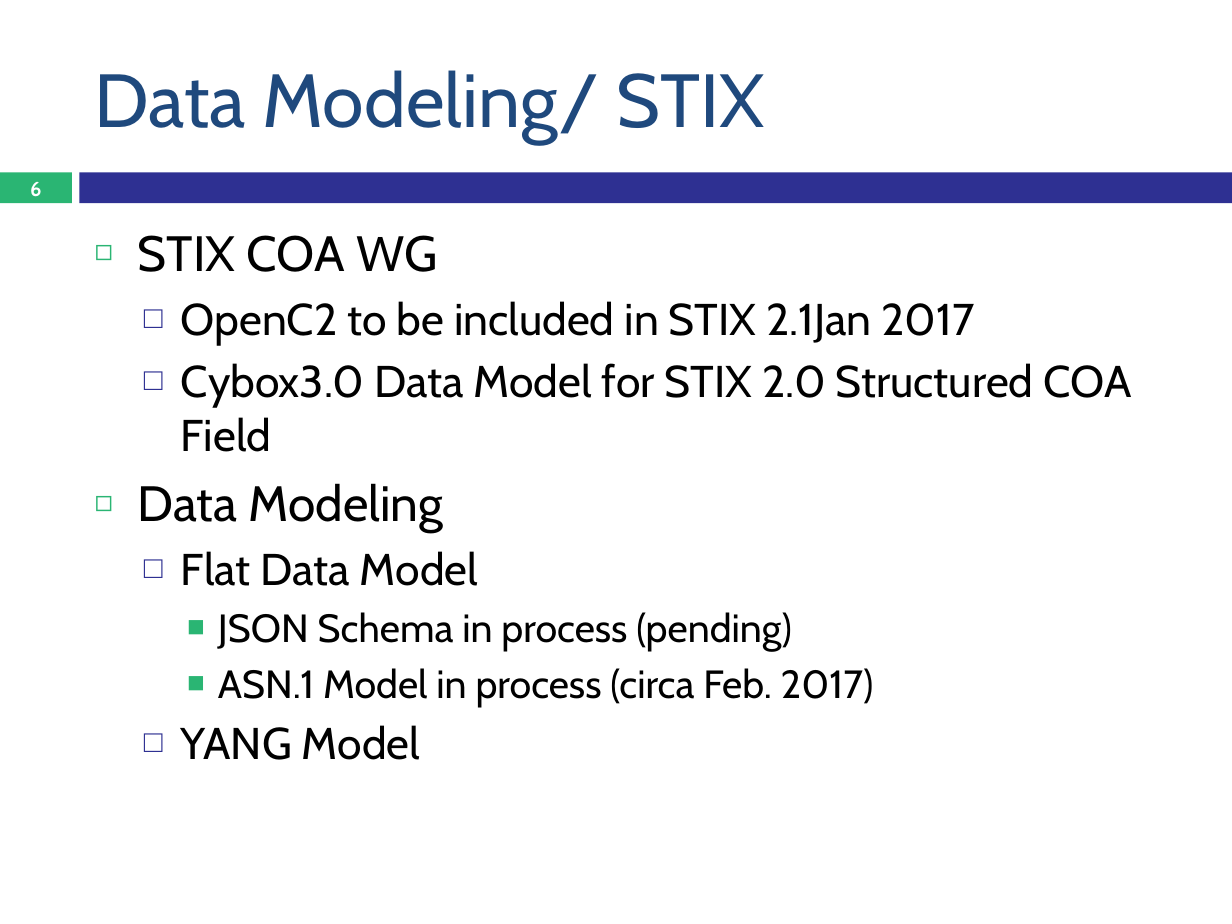
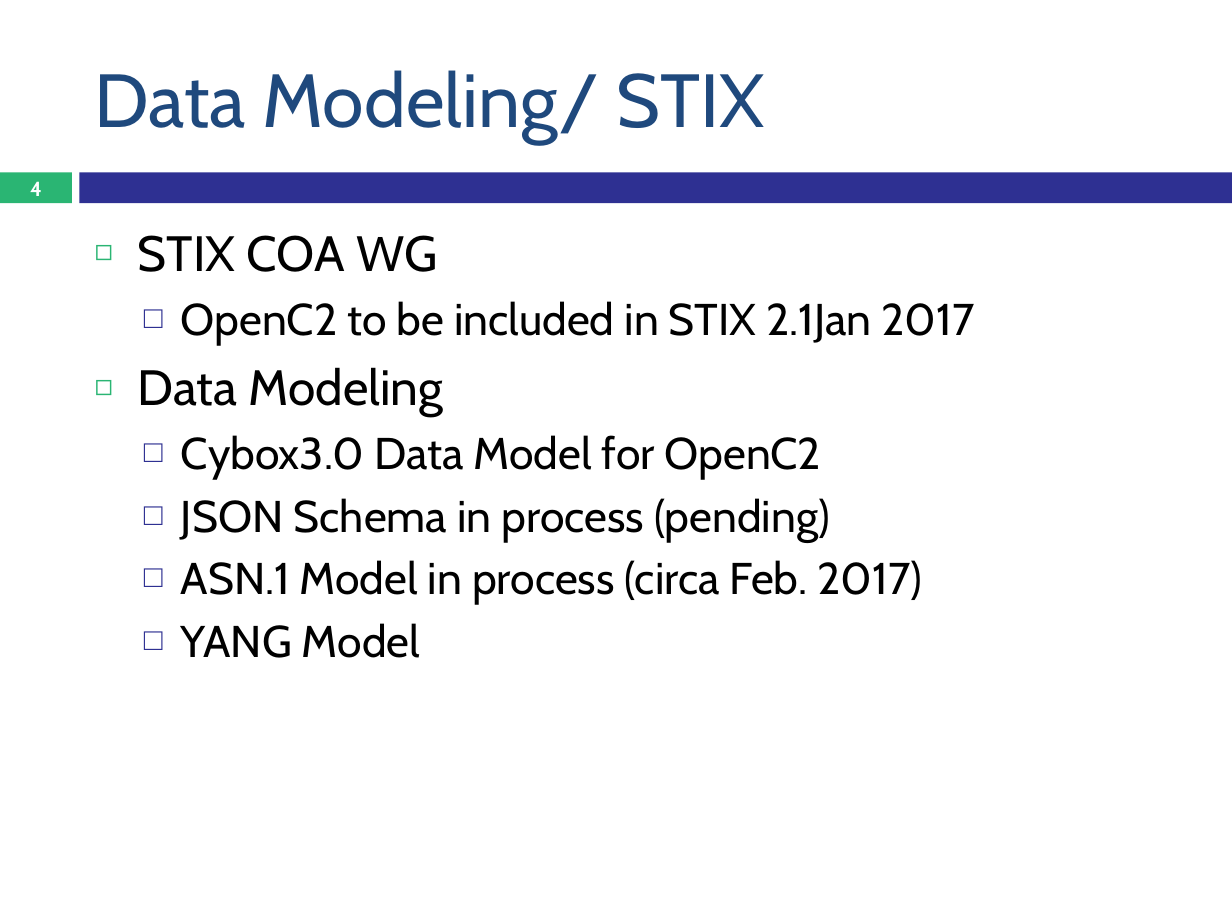
Before and after one commit to OpenC2-org/openc2-org, a slide deck: slide 4 of meetings/2016-09-01/OpenC2-Forum_2016-09-01.pptx (slide 6 before the commit). Drawn at 1232x924 pixels with LibreOffice and Linux fonts; fonts in the diff are those of the drawing. Boxes give left, top, right and bottom in pixels: in the first picture for what was removed or moved away, otherwise in the second. Text is boxed around its words. In the diff, an @@ line names an element or a change of style, - is before the commit and + after.

```diff
--- a/meetings/2016-09-01/OpenC2-Forum_2016-09-01.pptx
+++ b/meetings/2016-09-01/OpenC2-Forum_2016-09-01.pptx
@@ page number at (30,181,42,196): text changed @@
-6
+4
@@ text at (181,363,1132,452): paragraph removed @@
-  □ Cybox3.0 Data Model for STIX 2.0 Structured COA Field
@@ text at (181,435,821,479): text changed @@
-  □ Flat Data Model
+  □ Cybox3.0 Data Model for OpenC2
@@ text at (181,498,922,605): size 23 to 26 pt in "JSON Schema in process (pending)", "ASN.1 Model in process (circa Feb. 2017)"; bullet ■ to □; list level 3 to 2 in "JSON Schema in process (pending)"; bullet colour #2AB573 to #2E3092; list level 3 to 2 in "ASN.1 Model in process (circa ..." @@
```
Also in this commit, not shown: 1 other slide changed.
